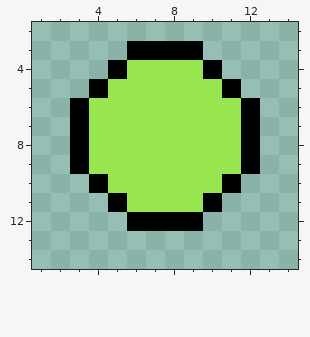
One commit to this pixel-art file: src/main/resources/plants/PeaShooter_Ball.aseprite. The picture above was drawn from the file before the commit.
16x16 pixels, 1 frame. Shown: x 1..14, y 2..14.
The result:
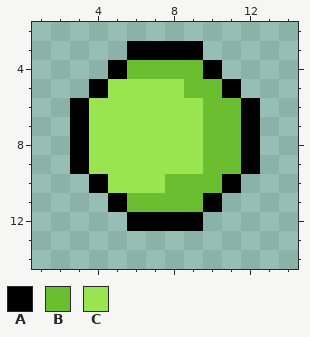
Palette (. is transparent): A #000000  B #6abe30  C #99e550
Changes in this commit:
y 4: x 6..9 CCCC -> BBBB
y 5: x 9..10 CC -> BB
y 6..9: x 10..11 CC -> BB
y 10: x 8..10 CCC -> BBB
y 11: x 6..9 CCCC -> BBBB
